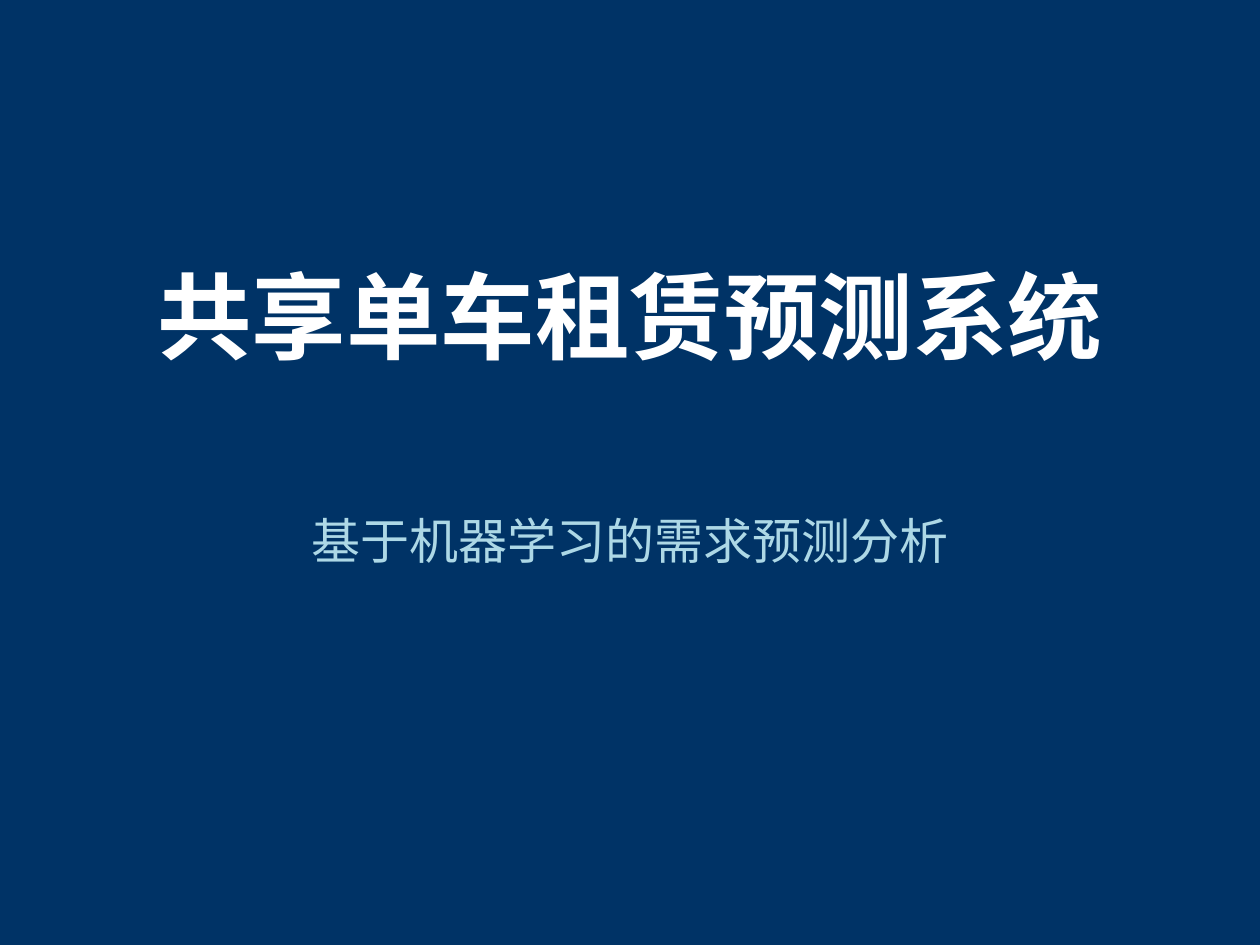
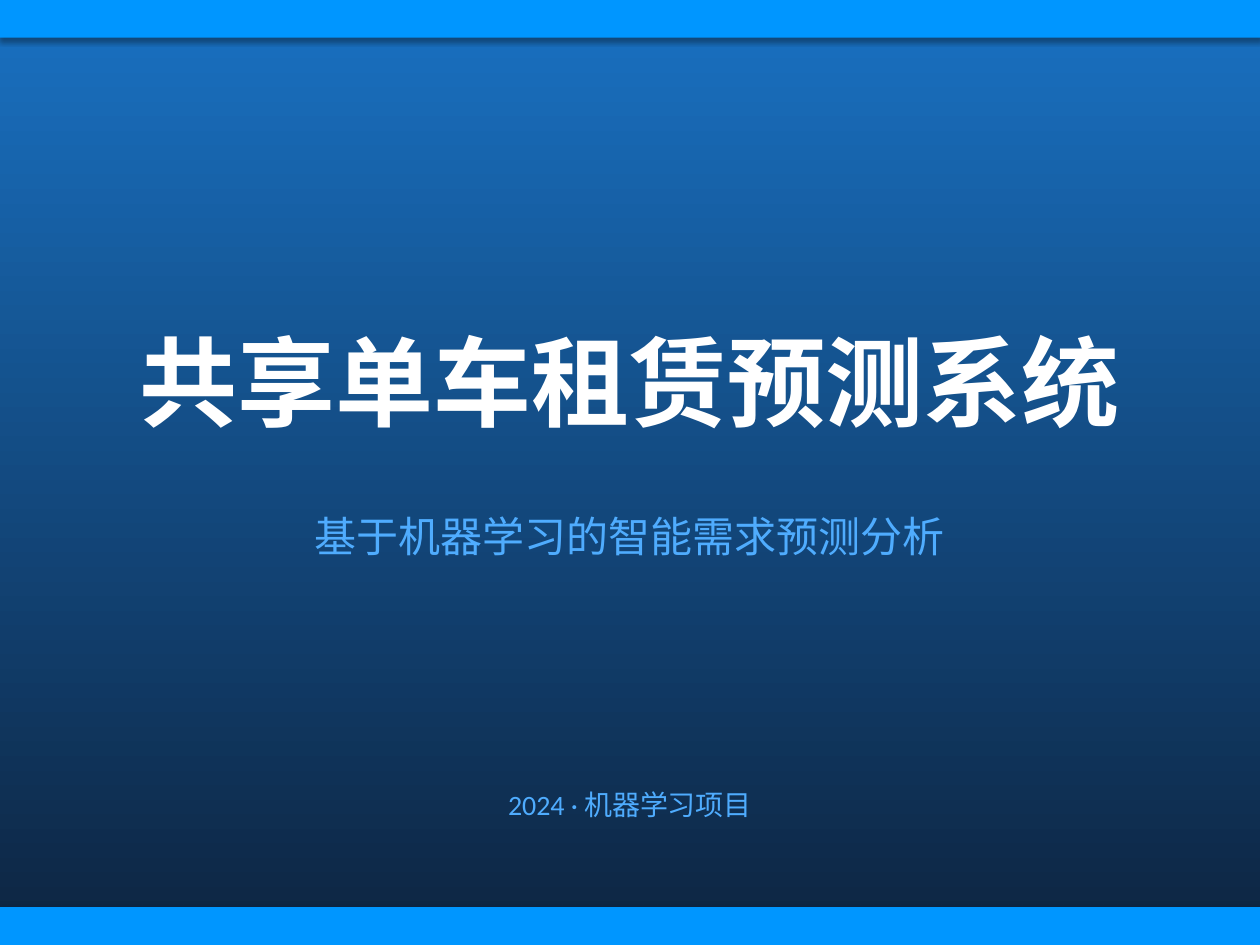
Before and after one commit to Dearlimg/bikeproblem, a slide deck: slide 1 of doc/共享单车租赁预测系统.pptx. Drawn at 1260x945 pixels with LibreOffice and Linux fonts; fonts in the diff are those of the drawing. Boxes give left, top, right and bottom in pixels: in the first picture for what was removed or moved away, otherwise in the second. Text is boxed around its words. In the diff, an @@ line names an element or a change of style, - is before the commit and + after.

```diff
--- a/doc/共享单车租赁预测系统.pptx
+++ b/doc/共享单车租赁预测系统.pptx
@@ background #003366 to gradient #0D2440 to #1971C2 @@
@@ rectangle added at [0,0,1260,38], fill #0096FF @@
@@ text "共享单车租赁预测系统": place and size @@
-text "共享单车租赁预测系统" at [157,271,1102,361]
+text "共享单车租赁预测系统" at [140,335,1120,428]
@@ text "共享单车租赁预测系统" at [140,335,1120,428]: size 54 to 56 pt @@
@@ text at [315,516,945,556]: text changed; size 28 to 24 pt; text colour #ADD8E6 to #4FACFE @@
-基于机器学习的需求预测分析
+基于机器学习的智能需求预测分析
@@ text added at [508,791,751,817], 16 pt, text #4FACFE @@
+2024 · 机器学习项目
@@ rectangle added at [0,907,1260,945], fill #0096FF @@
```
Also in this commit, not shown: 7 other slides changed, 1 slide added, 1 slide removed, 1 other file.
